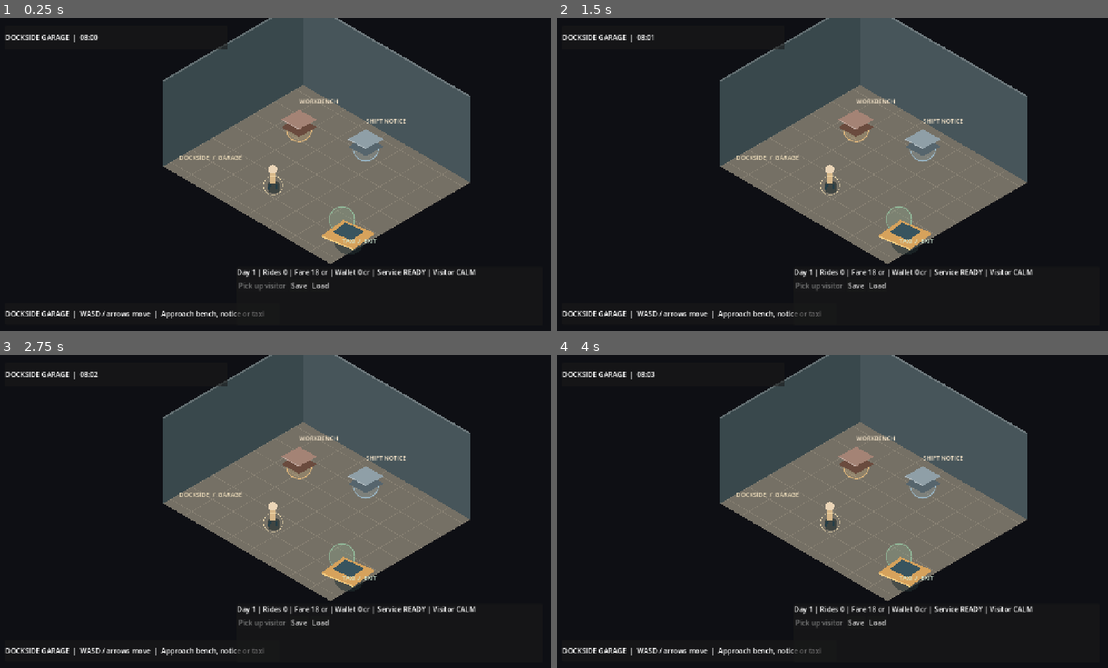
Above: before the commit, frames 1-4 (two rows, left to right).
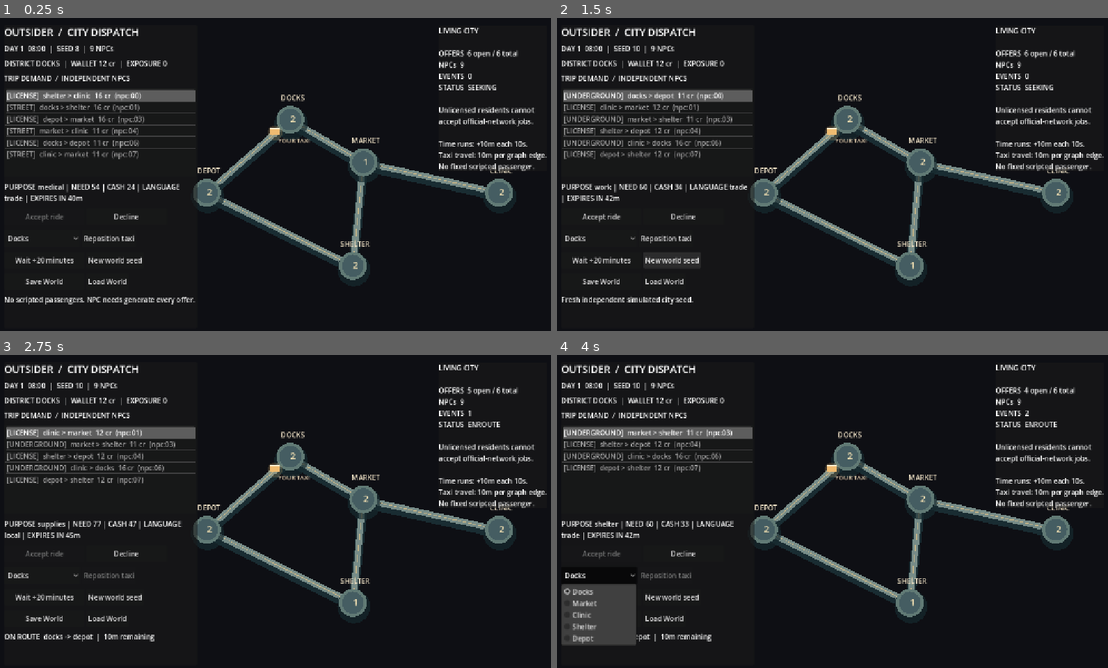
Above: after the commit, the same moments.

Repository: MohamedXIV/outsider-driver-2d
Game: Godot game, scene res://scenes/sandbox.tscn
Same seed, same stepped clock (60 frames per second), same inputs: the game is played once before the commit and once after it. Before the commit the project starts from res://scenes/main.tscn.
Inputs (mouse positions are in pixels of both pictures, inside the frame that each line leads up to):
- Up to frame 1 (0.25 s): no input
- Up to frame 2 (1.5 s): click (672, 259) at 0.5 s, where only the run after the commit has a clickable "New world seed"; click (672, 259) at 1.25 s, where only the run after the commit has a clickable "New world seed"
- Up to frame 3 (2.75 s): click (44, 552) at 2 s, where only the run after the commit has a clickable "Accept ride"
- Up to frame 4 (4 s): click (683, 552) at 2.75 s, where only the run after the commit has a clickable "Decline"; click (601, 574) at 3.5 s, where only the run after the commit has a clickable "Docks"

The runs differ from the first frame. In frame 1, 40% of the frame differs, in the area x 0-100%, y 0-96%; in frame 2, 41%; in frame 3, 40%; in frame 4, 42%.

Commit message:
Launch sandbox world by default and use seeded dockside street-demand bootstrap

Diff:
--- a/project.godot
+++ b/project.godot
@@ -4,7 +4,7 @@
 
 [application]
 config/name="Outsider Driver 2D"
-run/main_scene="res://scenes/main.tscn"
+run/main_scene="res://scenes/sandbox.tscn"
 config/features=PackedStringArray("4.7", "GL Compatibility")
 
 [display]
--- a/scripts/sandbox/sandbox_main.gd
+++ b/scripts/sandbox/sandbox_main.gd
@@ -14,7 +14,7 @@
 
 const REAL_SECONDS_PER_STEP: float = 10.0
 
-var _world: SandboxWorld = SandboxWorld.new(7)
+var _world: SandboxWorld = SandboxWorld.new(8)
 var _selected_id: String = ""
 var _notice_text: String = "No scripted passengers. NPC needs generate every offer."
 var _elapsed: float = 0.0
